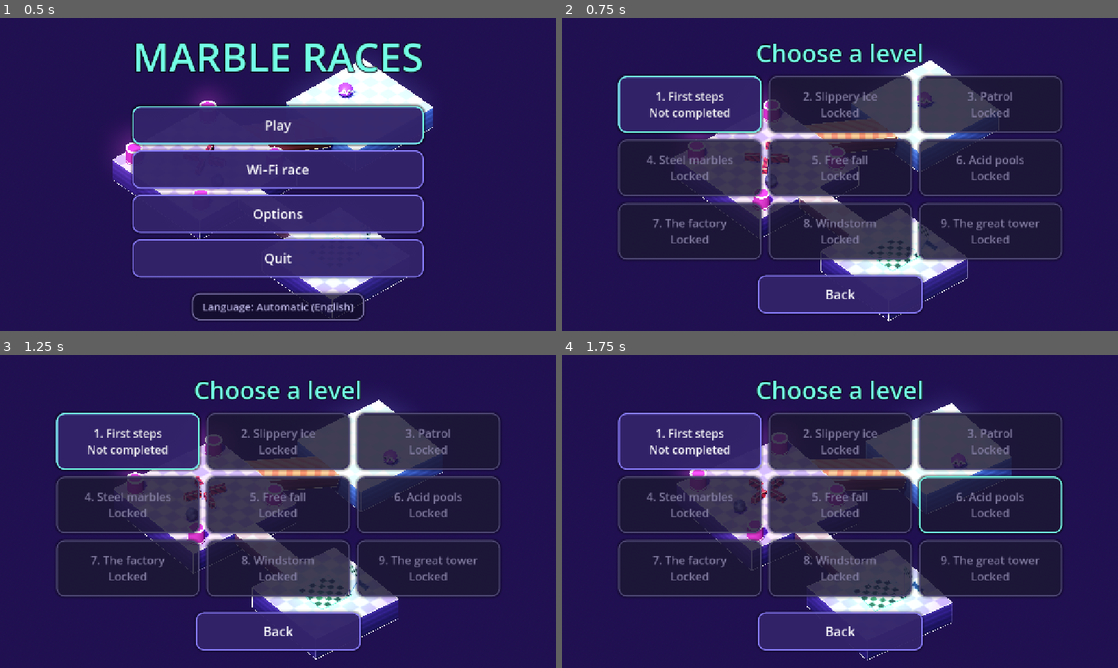
Above: before the commit, frames 1-4 (two rows, left to right).
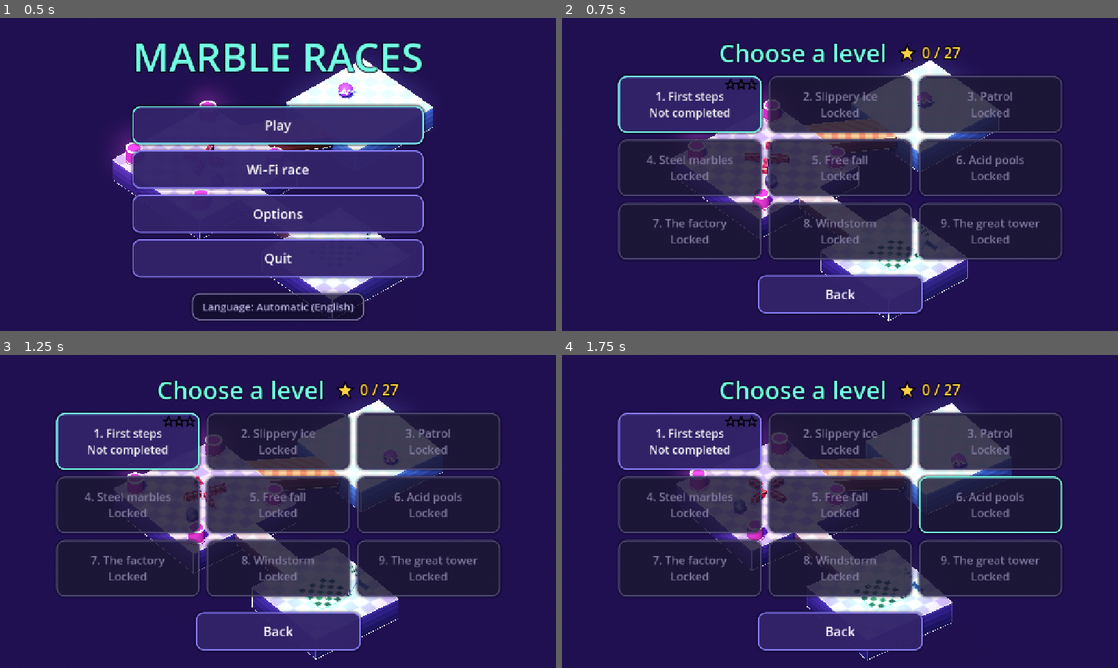
Above: after the commit, the same moments.

Repository: HernanDiaz/carreras-de-canicas
Game: Godot game, scene res://scenes/menu.tscn
Same seed, same stepped clock (60 frames per second), same inputs: the game is played once before the commit and once after it.
Inputs (mouse positions are in pixels of both pictures, inside the frame that each line leads up to):
- Up to frame 1 (0.5 s): no input
- Up to frame 2 (0.75 s): click "Play" at 0.5 s
- Up to frame 3 (1.25 s): no input
- Up to frame 4 (1.75 s): move the mouse to (962, 495) at 1.27 s; hold Right (ui_right) from 1.28 s (still down); click (962, 495) at 1.42 s

Frame 1 is identical in both runs. In frame 2, 1.6% of the frame differs, in the area x 28-72%, y 8-24%; in frame 3, 1.6%; in frame 4, 1.6%.

Commit message:
Estrellas por nivel según el tiempo y canica fantasma de la mejor vuelta
Co-Authored-By: Claude Opus 5.5 <noreply@anthropic.com>

Diff:
--- a/locale/translations.csv
+++ b/locale/translations.csv
@@ -107,3 +107,5 @@
 "NET_HOST_CLOSED","The host closed the game","El anfitrión ha cerrado la partida","O anfitrião encerrou a partida","L'h …(269 unchanged characters)…
 "STANDING_FMT","%d.  %s  ·  %.1f s","%dº  %s  ·  %.1f s","%dº  %s  ·  %.1f s","%d.  %s  ·  %.1f s","%d.  %s  ·  %.1f s" …(218 unchanged characters)…
 "DNF_FMT","—  %s  ·  did not finish","—  %s  ·  no llegó","—  %s  ·  não chegou","—  %s  ·  pas arrivé","—  %s  ·  nich …(227 unchanged characters)…
+"NEXT_STAR_FMT","Next star: under %.0f s","Siguiente estrella: menos de %.0f s","Próxima estrela: menos de %.0f s","Étoile suivante : moins de %.0f s","Nächster Stern: unter %.0f s","Prossima stella: meno di %.0f s","Следующая звезда: меньше %.0f с","Sonraki yıldız: %.0f sn altı","Bintang berikutnya: di bawah %.0f dtk","Sao tiếp theo: dưới %.0f giây","अगला सितारा: %.0f सेकंड से कम","النجمة التالية: أقل من %.0f ث","次の星: %.0f 秒以内","다음 별: %.0f초 미만","下一颗星：少于 %.0f 秒"
+"OPT_GHOST","Ghost of your best run","Fantasma de tu mejor vuelta","Fantasma da sua melhor volta","Fantôme de ton meilleur tour","Geist deiner besten Runde","Fantasma del tuo giro migliore","Призрак лучшего заезда","En iyi turunun hayaleti","Hantu putaran terbaikmu","Bóng ma lượt tốt nhất","आपके सबसे अच्छे दौर का भूत","شبح أفضل جولة لك","ベストランのゴースト","최고 기록 고스트","最佳成绩幽灵"
--- a/scripts/game.gd
+++ b/scripts/game.gd
@@ -38,6 +38,9 @@
 var _spectator_hud: Array[Control] = []
 var _watch_label: Label
 var _standings_label: Label
+## Fantasma de tu mejor vuelta (solo en partida de un jugador) y grabación de la vuelta actual.
+var _ghost: Ghost
+var _recorder := Ghost.Recorder.new()
 
 @onready var marble: Marble = $Marble
 @onready var camera: MarbleCamera = $Camera
@@ -98,6 +101,10 @@
 	if race:
 		respawn_point += START_OFFSETS[Net.my_slot() % START_OFFSETS.size()]
 		_setup_race()
+	elif GameState.show_ghost:
+		_ghost = Ghost.load_for(GameState.current_level, (marble.get_node("Mesh") as MeshInstance3D).mesh)
+		if _ghost != null:
+			add_child(_ghost)
 	marble.global_position = respawn_point
 	marble.stop_in_place()
 	camera.global_position = respawn_point + camera.offset
@@ -124,6 +131,10 @@
 		State.PLAYING:
 			time_left = maxf(time_left - delta, 0.0)
 			elapsed += delta
+			if not race:
+				_recorder.record(elapsed, marble)
+				if _ghost != null:
+					_ghost.seek(elapsed)
 			if time_left == 0.0:
 				marble.stop_in_place()
 				_finish(false)
@@ -236,18 +247,22 @@
 		return
 	pause_button.disabled = true
 	if won:
-		var record := GameState.complete_level(GameState.current_level, elapsed)
+		var record := GameState.complete_level(GameState.current_level, elapsed, _recorder.samples)
 		_show_message(tr("GOAL"), 1.3)
 		var subtitle := tr("TIME_FMT") % elapsed
 		if record:
 			subtitle += "\n" + tr("NEW_RECORD")
+		var stars := GameState.stars_for(GameState.current_level, elapsed)
+		if stars < 3:
+			var limits: Array = GameState.LEVELS[GameState.current_level].stars
+			subtitle += "\n" + tr("NEXT_STAR_FMT") % limits[2 - stars]
 		var buttons := []
 		if GameState.has_next_level():
 			buttons.append([tr("NEXT_LEVEL"), func() -> void: GameState.play(GameState.current_level + 1)])
 		buttons.append([tr("RETRY"), _restart])
 		buttons.append([tr("MENU"), GameState.go_to_menu])
 		var title := tr("LEVEL_CLEARED") if GameState.has_next_level() else tr("GAME_COMPLETED")
-		get_tree().create_timer(1.4).timeout.connect(func() -> void: _show_overlay(title, subtitle, buttons))
+		get_tree().create_timer(1.4).timeout.connect(func() -> void: _show_overlay(title, subtitle, buttons, UI.stars(stars, 64.0)))
 	else:
 		_show_message(tr("TIME_UP"), 1.2)
 		get_tree().create_timer(1.2).timeout.connect(func() -> void:
@@ -558,11 +573,11 @@
 
 # --- Interfaz -----------------------------------------------------------------
 
-func _show_overlay(title: String, subtitle: String, buttons: Array) -> void:
+func _show_overlay(title: String, subtitle: String, buttons: Array, extra: Control = null) -> void:
 	_close_overlay()
 	message_label.visible = false
 	_message_time = 0.0
-	_overlay = UI.overlay(title, subtitle, buttons)
+	_overlay = UI.overlay(title, subtitle, buttons, extra)
 	_overlay.process_mode = Node.PROCESS_MODE_ALWAYS
 	hud.add_child(_overlay)
 
--- a/scripts/game_state.gd
+++ b/scripts/game_state.gd
@@ -2,21 +2,23 @@
 ## Estado global (autoload "GameState"): lista de niveles, progreso guardado y opciones.
 
 const SAVE_PATH := "user://progreso.cfg"
+const GHOST_DIR := "user://fantasmas"
 const GAME_SCENE := "res://scenes/game.tscn"
 const MENU_SCENE := "res://scenes/menu.tscn"
 
 ## Para añadir un nivel: crea su script en res://levels/, añádelo aquí y pon su nombre
 ## (clave LEVEL_N) en locale/translations.csv. `name` es la clave de traducción: usa tr(name).
+## `stars` = tiempos máximos para conseguir 3 y 2 estrellas (terminarlo ya da 1).
 const LEVELS := [
-	{name = "LEVEL_1", script = "res://levels/level_01.gd", time = 60.0},
-	{name = "LEVEL_2", script = "res://levels/level_02.gd", time = 60.0},
-	{name = "LEVEL_3", script = "res://levels/level_03.gd", time = 75.0},
-	{name = "LEVEL_4", script = "res://levels/level_04.gd", time = 75.0},
-	{name = "LEVEL_5", script = "res://levels/level_05.gd", time = 80.0},
-	{name = "LEVEL_6", script = "res://levels/level_06.gd", time = 100.0},
-	{name = "LEVEL_7", script = "res://levels/level_07.gd", time = 120.0},
-	{name = "LEVEL_8", script = "res://levels/level_08.gd", time = 100.0},
-	{name = "LEVEL_9", script = "res://levels/level_09.gd", time = 140.0},
+	{name = "LEVEL_1", script = "res://levels/level_01.gd", time = 60.0, stars = [25.0, 38.0]},
+	{name = "LEVEL_2", script = "res://levels/level_02.gd", time = 60.0, stars = [42.0, 52.0]},
+	{name = "LEVEL_3", script = "res://levels/level_03.gd", time = 75.0, stars = [22.0, 35.0]},
+	{name = "LEVEL_4", script = "res://levels/level_04.gd", time = 75.0, stars = [34.0, 50.0]},
+	{name = "LEVEL_5", script = "res://levels/level_05.gd", time = 80.0, stars = [29.0, 45.0]},
+	{name = "LEVEL_6", script = "res://levels/level_06.gd", time = 100.0, stars = [70.0, 85.0]},
+	{name = "LEVEL_7", script = "res://levels/level_07.gd", time = 120.0, stars = [80.0, 100.0]},
+	{name = "LEVEL_8", script = "res://levels/level_08.gd", time = 100.0, stars = [50.0, 70.0]},
+	{name = "LEVEL_9", script = "res://levels/level_09.gd", time = 140.0, stars = [52.0, 85.0]},
 ]
 
 ## Idiomas disponibles (columnas de locale/translations.csv). "" = el del sistema.
@@ -35,6 +37,8 @@
 var invert_x := false
 var invert_y := false
 var show_debug := false
+## Mostrar la canica fantasma de tu mejor vuelta.
+var show_ghost := true
 var player_name := ""
 ## Idioma elegido a mano ("" = automático, el del sistema).
 var language := ""
@@ -101,19 +105,64 @@
 
 
 ## Registra un nivel superado. Devuelve true si es un nuevo récord.
-func complete_level(index: int, seconds: float) -> bool:
+## `ghost` es la vuelta grabada: se guarda como fantasma si es récord.
+func complete_level(index: int, seconds: float, ghost := PackedFloat32Array()) -> bool:
 	unlocked = clampi(maxi(unlocked, index + 2), 1, LEVELS.size())
 	var record: bool = not best_times.has(index) or seconds < best_times[index]
 	if record:
 		best_times[index] = seconds
+		if not ghost.is_empty():
+			save_ghost(index, ghost)
 	save_data()
 	return record
+
+
+## Estrellas (1 a 3) que da un tiempo en un nivel; 0 si no está superado.
+func stars_for(index: int, seconds: float) -> int:
+	var limits: Array = LEVELS[index].stars
+	if seconds <= limits[0]:
+		return 3
+	return 2 if seconds <= limits[1] else 1
+
+
+func stars_of(index: int) -> int:
+	return stars_for(index, best_times[index]) if best_times.has(index) else 0
+
+
+func total_stars() -> int:
+	var total := 0
+	for index in LEVELS.size():
+		total += stars_of(index)
+	return total
 
 
 func reset_progress() -> void:
 	unlocked = 1
 	best_times.clear()
+	for index in LEVELS.size():
+		DirAccess.remove_absolute(_ghost_path(index))
 	save_data()
+
+
+func save_ghost(index: int, samples: PackedFloat32Array) -> void:
+	DirAccess.make_dir_recursive_absolute(GHOST_DIR)
+	var file := FileAccess.open(_ghost_path(index), FileAccess.WRITE)
+	if file != null:
+		file.store_buffer(samples.to_byte_array().compress(FileAccess.COMPRESSION_ZSTD))
+		file.store_32(samples.size())
+
+
+func load_ghost(index: int) -> PackedFloat32Array:
+	var file := FileAccess.open(_ghost_path(index), FileAccess.READ)
+	if file == null or file.get_length() < 4:
+		return PackedFloat32Array()
+	var packed := file.get_buffer(file.get_length() - 4)
+	var count := file.get_32()
+	return packed.decompress(count * 4, FileAccess.COMPRESSION_ZSTD).to_float32_array()
+
+
+func _ghost_path(index: int) -> String:
+	return "%s/nivel_%d.bin" % [GHOST_DIR, index + 1]
 
 
 func save_data() -> void:
@@ -126,6 +175,7 @@
 	cfg.set_value("opciones", "invertir_x", invert_x)
 	cfg.set_value("opciones", "invertir_y", invert_y)
 	cfg.set_value("opciones", "datos_sensor", show_debug)
+	cfg.set_value("opciones", "fantasma", show_ghost)
 	cfg.set_value("opciones", "nombre", player_name)
 	cfg.set_value("opciones", "idioma", language)
 	cfg.save(SAVE_PATH)
@@ -148,5 +198,6 @@
 	invert_x = cfg.get_value("opciones", "invertir_x", invert_x)
 	invert_y = cfg.get_value("opciones", "invertir_y", invert_y)
 	show_debug = cfg.get_value("opciones", "datos_sensor", show_debug)
+	show_ghost = cfg.get_value("opciones", "fantasma", show_ghost)
 	player_name = cfg.get_value("opciones", "nombre", player_name)
 	language = cfg.get_value("opciones", "idioma", language)
--- /dev/null
+++ b/scripts/ghost.gd
@@ -0,0 +1,61 @@
+class_name Ghost
+extends MeshInstance3D
+## Canica fantasma: repite tu mejor vuelta a un nivel para que puedas correr contra ella.
+## También sirve de grabadora: Ghost.Recorder apunta la vuelta actual mientras juegas.
+
+## Muestras por segundo (entre una y otra se interpola).
+const RATE := 20.0
+## Floats por muestra: posición (3), rotación (4) y visible (1, el gusano la esconde).
+const STRIDE := 8
+
+var _samples := PackedFloat32Array()
+
+
+## Carga el fantasma guardado del nivel. Devuelve null si no hay ninguno.
+static func load_for(level_index: int, mesh: Mesh) -> Ghost:
+	var samples := GameState.load_ghost(level_index)
+	if samples.size() < STRIDE * 2:
+		return null
+	var ghost := Ghost.new()
+	ghost._samples = samples
+	ghost.mesh = mesh
+	var material := StandardMaterial3D.new()
+	material.transparency = BaseMaterial3D.TRANSPARENCY_ALPHA
+	material.albedo_color = Color(0.55, 0.85, 1.0, 0.3)
+	material.emission_enabled = true
+	material.emission = Color(0.3, 0.7, 1.0)
+	material.emission_energy_multiplier = 0.25
+	material.rim_enabled = true
+	material.rim = 1.0
+	material.rim_tint = 0.0
+	material.roughness = 0.1
+	ghost.material_override = material
+	ghost.cast_shadow = GeometryInstance3D.SHADOW_CASTING_SETTING_OFF
+	ghost.visible = false
+	return ghost
+
+
+## Coloca el fantasma donde estaba `seconds` después de la salida.
+func seek(seconds: float) -> void:
+	var count := _samples.size() / STRIDE
+	var f := clampf(seconds * RATE, 0.0, count - 1.0)
+	var i := mini(int(f), count - 2)
+	var t := f - i
+	var a := i * STRIDE
+	var b := a + STRIDE
+	position = Vector3(_samples[a], _samples[a + 1], _samples[a + 2]).lerp(
+		Vector3(_samples[b], _samples[b + 1], _samples[b + 2]), t)
+	quaternion = Quaternion(_samples[a + 3], _samples[a + 4], _samples[a + 5], _samples[a + 6]).normalized().slerp(
+		Quaternion(_samples[b + 3], _samples[b + 4], _samples[b + 5], _samples[b + 6]).normalized(), t)
+	visible = _samples[a + 7] > 0.5
+
+
+class Recorder:
+	var samples := PackedFloat32Array()
+
+	## Apunta las muestras que faltan hasta `seconds` con la posición actual de la canica.
+	func record(seconds: float, body: Node3D) -> void:
+		var q := body.quaternion
+		var pos := body.global_position
+		while samples.size() / STRIDE <= int(seconds * RATE):
+			samples.append_array([pos.x, pos.y, pos.z, q.x, q.y, q.z, q.w, 1.0 if body.visible else 0.0])
--- a/scripts/menu.gd
+++ b/scripts/menu.gd
@@ -6,6 +6,7 @@
 var _t := 0.0
 var _marble_visual: MeshInstance3D
 var _level_grid: GridContainer
+var _stars_total: Label
 var _reset_button: Button
 var _reset_armed := false
 var _name_edit: LineEdit
@@ -126,7 +127,17 @@
 
 func _build_levels() -> Control:
 	var box := _screen_box()
-	box.add_child(UI.label(tr("CHOOSE_LEVEL"), 56, UI.C_ACCENT))
+	var title_row := HBoxContainer.new()
+	title_row.alignment = BoxContainer.ALIGNMENT_CENTER
+	title_row.add_theme_constant_override("separation", 12)
+	title_row.add_child(UI.label(tr("CHOOSE_LEVEL"), 56, UI.C_ACCENT))
+	title_row.add_child(UI.spacer(0))
+	var star := UI.stars(1, 40.0, 1)
+	star.size_flags_vertical = Control.SIZE_SHRINK_CENTER
+	title_row.add_child(star)
+	_stars_total = UI.label("", 34, UI.C_STAR)
+	title_row.add_child(_stars_total)
+	box.add_child(title_row)
 	_level_grid = GridContainer.new()
 	_level_grid.columns = 3
 	_level_grid.add_theme_constant_override("h_separation", 16)
@@ -156,7 +167,17 @@
 		card.custom_minimum_size.y = 130
 		card.add_theme_font_size_override("font_size", 26)
 		card.disabled = not GameState.is_unlocked(i)
+		if GameState.is_unlocked(i):
+			# Estrellas en la esquina de arriba a la derecha de la tarjeta.
+			var stars := UI.stars(GameState.stars_of(i), 22.0)
+			stars.set_anchors_preset(Control.PRESET_TOP_RIGHT)
+			stars.offset_left = -84.0
+			stars.offset_top = 8.0
+			stars.offset_right = -10.0
+			stars.offset_bottom = 30.0
+			card.add_child(stars)
 		_level_grid.add_child(card)
+	_stars_total.text = "%d / %d" % [GameState.total_stars(), GameState.LEVELS.size() * 3]
 
 
 func _build_options() -> Control:
@@ -203,6 +224,8 @@
 		func(on: bool) -> void: GameState.invert_x = on))
 	box.add_child(_check(tr("OPT_INVERT_Y"), GameState.invert_y,
 		func(on: bool) -> void: GameState.invert_y = on))
+	box.add_child(_check(tr("OPT_GHOST"), GameState.show_ghost,
+		func(on: bool) -> void: GameState.show_ghost = on))
 	box.add_child(_check(tr("OPT_SENSOR"), GameState.show_debug,
 		func(on: bool) -> void: GameState.show_debug = on))
 
--- a/scripts/ui.gd
+++ b/scripts/ui.gd
@@ -5,6 +5,7 @@
 const C_BORDER := Color(0.55, 0.5, 1.0)
 const C_ACCENT := Color(0.45, 1.0, 0.9)
 const C_MUTED := Color(0.72, 0.7, 0.88)
+const C_STAR := Color(1.0, 0.82, 0.25)
 const SECONDARY := &"SecondaryButton"
 
 
@@ -121,7 +122,8 @@
 
 
 ## Panel centrado sobre un fondo oscurecido. `buttons` es una lista de [texto, Callable].
-static func overlay(title: String, subtitle: String, buttons: Array) -> Control:
+## `extra` (opcional) va bajo el título, por ejemplo las estrellas conseguidas.
+static func overlay(title: String, subtitle: String, buttons: Array, extra: Control = null) -> Control:
 	var root := Control.new()
 	root.set_anchors_preset(Control.PRESET_FULL_RECT)
 
@@ -141,6 +143,8 @@
 	panel.add_child(box)
 
 	box.add_child(label(title, 56, C_ACCENT))
+	if extra != null:
+		box.add_child(extra)
 	if subtitle != "":
 		box.add_child(label(subtitle, 30, C_MUTED))
 	box.add_child(spacer(8))
@@ -153,6 +157,35 @@
 	if first != null:
 		first.call_deferred("grab_focus")
 	return root
+
+
+## Fila de `slots` estrellas dibujadas (no depende de que la fuente tenga el carácter ★).
+## Las `count` primeras van rellenas; el resto, apagadas.
+static func stars(count: int, size := 40.0, slots := 3) -> Control:
+	var c := Control.new()
+	c.custom_minimum_size = Vector2(size * 1.1 * slots, size)
+	c.size_flags_horizontal = Control.SIZE_SHRINK_CENTER
+	c.mouse_filter = Control.MOUSE_FILTER_IGNORE
+	c.draw.connect(func() -> void:
+		var step := c.size.x / slots
+		for i in slots:
+			var center := Vector2(step * (i + 0.5), c.size.y * 0.53)
+			var points := star_points(center, size * 0.5)
+			var lit := i < count
+			c.draw_colored_polygon(points, C_STAR if lit else Color(0.2, 0.17, 0.35, 0.9))
+			points.append(points[0])
+			c.draw_polyline(points, Color(0.02, 0.0, 0.06), 2.0, true)
+	)
+	return c
+
+
+static func star_points(center: Vector2, radius: float) -> PackedVector2Array:
+	var points := PackedVector2Array()
+	for k in 10:
+		var r := radius if k % 2 == 0 else radius * 0.45
+		var angle := -PI / 2.0 + k * PI / 5.0
+		points.append(center + Vector2(cos(angle), sin(angle)) * r)
+	return points
 
 
 static func spacer(height: float) -> Control:
Binary file changed: locale/translations.ar.translation
Binary file changed: locale/translations.de.translation
Binary file changed: locale/translations.en.translation
Binary file changed: locale/translations.es.translation
Binary file changed: locale/translations.fr.translation
Binary file changed: locale/translations.hi.translation
Binary file changed: locale/translations.id.translation
Binary file changed: locale/translations.it.translation
Binary file changed: locale/translations.ja.translation
Binary file changed: locale/translations.ko.translation
Binary file changed: locale/translations.pt_BR.translation
Binary file changed: locale/translations.ru.translation
(and 4 more such lines)
